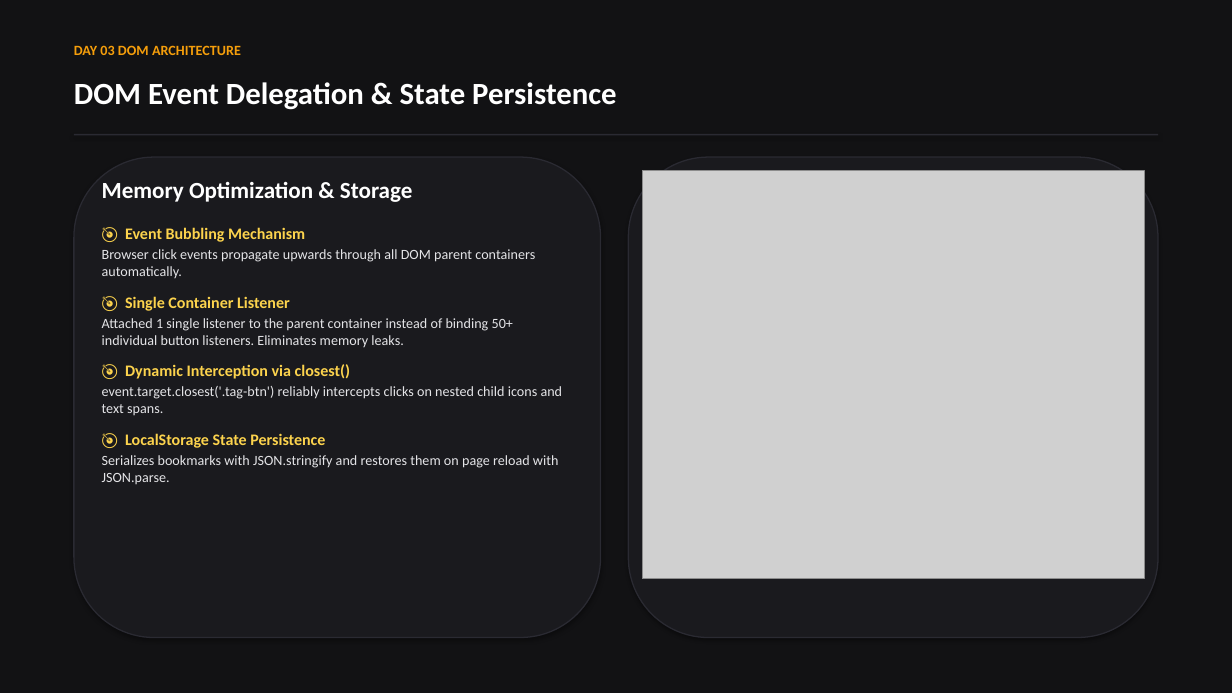
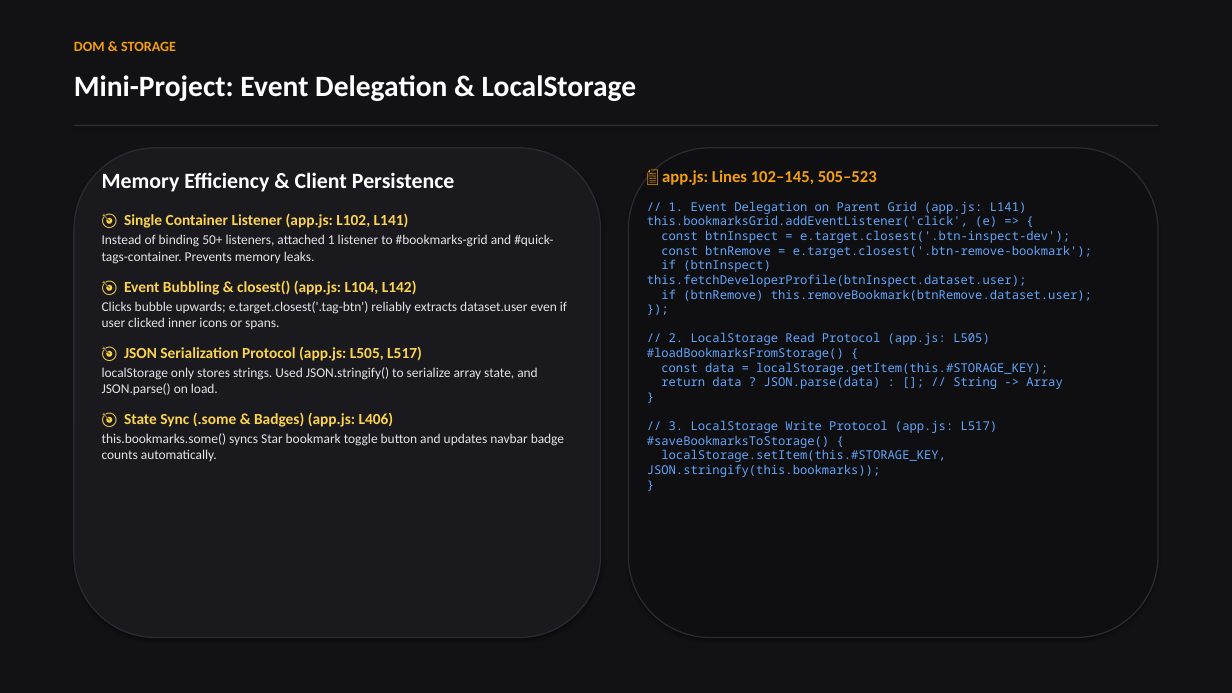
Before and after one commit to wasi-747/1-month-training-resources, a slide deck: slide 7 of Week_1_Presentation_Obsidian_Gold.pptx (slide 6 before the commit). Drawn at 1232x693 pixels with LibreOffice and Linux fonts; fonts in the diff are those of the drawing; grey boxes stand for pictures. Boxes give left, top, right and bottom in pixels: in the first picture for what was removed or moved away, otherwise in the second. Text is boxed around its words. In the diff, an @@ line names an element or a change of style, - is before the commit and + after.

```diff
--- a/Week_1_Presentation_Obsidian_Gold.pptx
+++ b/Week_1_Presentation_Obsidian_Gold.pptx
@@ text at (74, 41, 176, 51): text changed @@
-DAY 03 DOM ARCHITECTURE
+DOM & STORAGE
@@ text at (74, 75, 637, 101): text changed; size 24 to 23 pt @@
-DOM Event Delegation & State Persistence
+Mini-Project: Event Delegation & LocalStorage
@@ rounded rectangle: place and size @@
-rounded rectangle at (74, 157, 601, 638)
+rounded rectangle at (74, 148, 601, 638)
@@ rectangle: place and size @@
-rectangle at (74, 134, 1158, 135)
+rectangle at (74, 125, 1158, 126)
@@ rounded rectangle: place and size @@
-rounded rectangle at (628, 157, 1158, 638)
+rounded rectangle at (628, 148, 1158, 638)
@@ rounded rectangle at (628, 148, 1158, 638): fill #1A1A1E to #0F0F12 @@
@@ text at (102, 172, 567, 461): text changed; size 11 to 10.5 pt @@
-Memory Optimization & Storage
-🎯 Event Bubbling Mechanism
-Browser click events propagate upwards through all DOM parent containers automatically.
-🎯 Single Container Listener
-Attached 1 single listener to the parent container instead of binding 50+ individual button listeners. Eliminates memory leaks.
-🎯 Dynamic Interception via closest()
-event.target.closest('.tag-btn') reliably intercepts clicks on nested child icons and text spans.
-🎯 LocalStorage State Persistence
-Serializes bookmarks with JSON.stringify and restores them on page reload with JSON.parse.
+Memory Efficiency & Client Persistence
+🎯 Single Container Listener (app.js: L102, L141)
+Instead of binding 50+ listeners, attached 1 listener to #bookmarks-grid and #quick-tags-container. Prevents memory leaks.
+🎯 Event Bubbling & closest() (app.js: L104, L142)
+Clicks bubble upwards; e.target.closest('.tag-btn') reliably extracts dataset.user even if user clicked inner icons or spans.
+🎯 JSON Serialization Protocol (app.js: L505, L517)
+localStorage only stores strings. Used JSON.stringify() to serialize array state, and JSON.parse() on load.
+🎯 State Sync (.some & Badges) (app.js: L406)
+this.bookmarks.some() syncs Star bookmark toggle button and updates navbar badge counts automatically.
@@ picture removed at (642, 171, 1144, 579) @@
@@ text added at (647, 170, 1092, 477), 9.5 pt, text #60A5FA @@
+📄 app.js: Lines 102–145, 505–523
+// 1. Event Delegation on Parent Grid (app.js: L141)
+this.bookmarksGrid.addEventListener('click', (e) => {
+const btnInspect = e.target.closest('.btn-inspect-dev');
+const btnRemove = e.target.closest('.btn-remove-bookmark');
+if (btnInspect) this.fetchDeveloperProfile(btnInspect.dataset.user);
+if (btnRemove) this.removeBookmark(btnRemove.dataset.user);
+});
+// 2. LocalStorage Read Protocol (app.js: L505)
+#loadBookmarksFromStorage() {
+const data = localStorage.getItem(this.#STORAGE_KEY);
+return data ? JSON.parse(data) : []; // String -> Array
+}
+// 3. LocalStorage Write Protocol (app.js: L517)
+#saveBookmarksToStorage() {
+localStorage.setItem(this.#STORAGE_KEY, JSON.stringify(this.bookmarks));
+}
```
Also in this commit, not shown: 5 other slides changed, 4 slides added, 3 slides removed, 1 other file.
